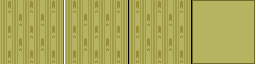
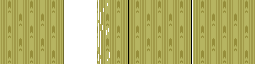
Layered file, before and after one edit (w=256, h=64). Changes by layer:
added layer "Paint Layer 2" (1st of 5) above "Paint Layer 2" over [left=65, top=0, right=255, bottom=64]
painted on "Paint Layer 2" (3rd of 5) over [left=65, top=0, right=255, bottom=64]
painted on "Paint Layer 2" (4th of 5) over [left=65, top=0, right=255, bottom=64]
painted on "Paint Layer 2" (5th of 5) over [left=65, top=0, right=255, bottom=64]
removed layer "Paint Layer 3" over [left=65, top=0, right=255, bottom=64]
added layer "Paint Layer 1" (1st of 4) above "Paint Layer 1" over [left=65, top=0, right=255, bottom=64]
painted on "Paint Layer 1" (2nd of 4) over [left=65, top=0, right=110, bottom=64]
painted on "Paint Layer 1" (3rd of 4) over [left=65, top=0, right=255, bottom=64]
painted on "Paint Layer 1" (4th of 4) over [left=65, top=0, right=255, bottom=64]